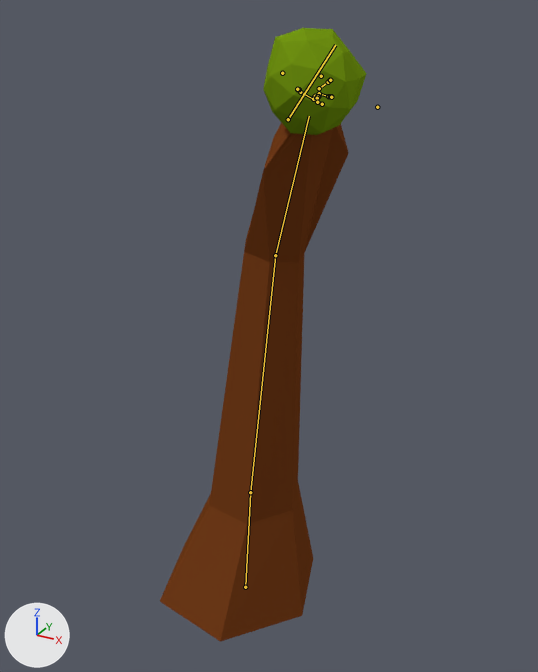
The Blender file Assets/Models/Plants/oak.blend as it was, and as the next commit left it.
Both versions are drawn from a camera (50 mm lens) standing at (1.93, -3.07, 2.6) and looking at (0.17, 0.14, 0.99). Every picture has the same lights, and +X, +Y and +Z are marked at lower left. Both versions are drawn at frame 41 of the action 'forestTree2_growing'; the numbers are the values there. The bones that bend it are drawn over the model as lines.

Names of what the first picture shows: 'fig1_rignt.002'.
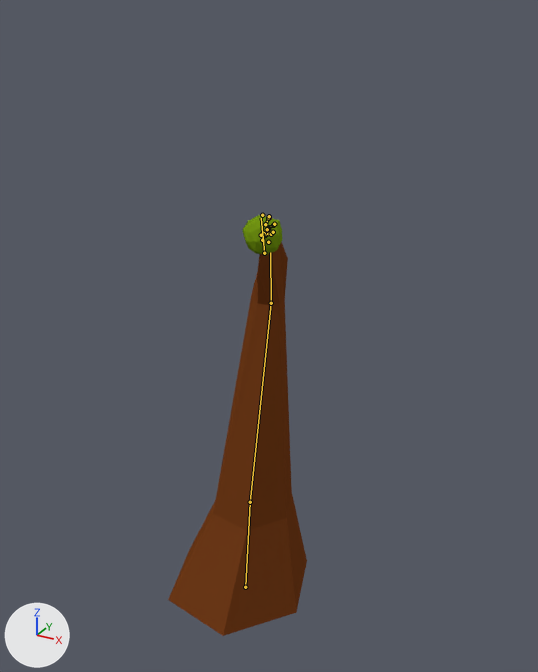
Changed parts and their boxes [x1, y1, x2, y2] in the pictures (538 x 672 px):
```json
{"object": "fig1_rignt.002", "change": "posed", "before": [160, 28, 379, 642], "after": [168, 215, 307, 636], "on screen": "36% narrower, 31% shorter"}
{"bone": "Bone.005", "before": "(319, 93) to (328, 96)", "after": "(268, 227) to (273, 225)"}
{"bone": "Bone.014", "before": "(314, 99) to (314, 97)", "after": "(265, 235) to (264, 234)"}
{"bone": "Bone.018", "before": "(314, 99) to (313, 99)", "after": "(268, 233) to (268, 233)"}
{"bone": "Bone.022", "before": "(319, 88) to (328, 82)", "after": "(265, 224) to (268, 218)"}
{"bone": "Bone.028", "before": "(322, 104) to (300, 92)", "after": "(271, 234) to (262, 235)"}
{"bone": "Bone.034", "before": "(318, 96) to (317, 96)", "after": "(268, 228) to (267, 229)"}
{"bone": "Bone.039", "before": "(245, 587) to (250, 492)", "after": "(245, 587) to (250, 502)"}
{"bone": "Bone.040", "before": "(250, 492) to (275, 255)", "after": "(250, 502) to (271, 303)"}
{"bone": "Bone.041", "before": "(275, 255) to (309, 116)", "after": "(271, 303) to (270, 252)"}
{"bone": "Bone", "before": "(377, 107) to (378, 107)", "after": "(268, 242) to (269, 241)"}
{"bone": "Bone.003", "before": "(282, 73) to (282, 71)", "after": "(262, 240) to (261, 239)"}
{"bone": "Bone.004", "before": "(288, 119) to (335, 45)", "after": "(264, 253) to (261, 218)"}
{"bone": "Bone.001", "before": "(321, 76) to (321, 76)", "after": "(262, 215) to (262, 215)"}
{"bone": "Bone.002", "before": "(317, 102) to (318, 103)", "after": "(273, 232) to (273, 232)"}
```

The change, as JSON lines over the scene's bpy script:
```json
{"block": "bone_bone_005", "where": "bone_bone_005 = bpy.data.objects['forestTree2Armature'].pose.bones['Bone.005']"}
{"op": "set", "path": "bone_bone_005.location", "old": "(0.153, -0.105, 0.098)", "new": "(0.391, -0.262, 0.255)"}
{"op": "set", "path": "bone_bone_005.rotation_quaternion", "old": "(0.985, 0.094, 0.003, -0.144)", "new": "(0.983, -0.095, -0.003, 0.144)", "note": "degrees (11, 2, -16) -> degrees (-11, 1, 17)"}
{"op": "set", "path": "bone_bone_005.scale", "old": "(0.11, 0.11, 0.11)", "new": "(0.08, 0.08, 0.08)"}
{"block": "bone_bone_014", "where": "bone_bone_014 = bpy.data.objects['forestTree2Armature'].pose.bones['Bone.014']"}
{"op": "set", "path": "bone_bone_014.location", "old": "(0.21, -0.491, 0.116)", "new": "(0.194, -0.774, 0.286)"}
{"op": "set", "path": "bone_bone_014.rotation_quaternion", "old": "(0.957, -0.165, -0.1, -0.217)", "new": "(0.998, 0.029, 0.018, 0.038)", "note": "degrees (-16, -15, -23) -> degrees (3, 2, 4)"}
{"op": "set", "path": "bone_bone_014.scale", "old": "(0.05, 0.05, 0.05)", "new": "(0.04, 0.04, 0.04)"}
{"block": "bone_bone_018", "where": "bone_bone_018 = bpy.data.objects['forestTree2Armature'].pose.bones['Bone.018']"}
{"op": "set", "path": "bone_bone_018.location", "old": "(-0.515, 0.142, 0.117)", "new": "(-0.762, 0.357, 0.086)"}
{"op": "set", "path": "bone_bone_018.rotation_quaternion", "old": "(0.985, -0.042, -0.073, -0.15)", "new": "(0.983, 0.042, 0.073, 0.15)", "note": "degrees (-4, -9, -17) -> degrees (6, 8, 18)"}
{"block": "bone_bone_022", "where": "bone_bone_022 = bpy.data.objects['forestTree2Armature'].pose.bones['Bone.022']"}
{"op": "set", "path": "bone_bone_022.location", "old": "(0.063, -0.166, -0.192)", "new": "(0.07, -0.383, -0.44)"}
{"op": "set", "path": "bone_bone_022.rotation_quaternion", "old": "(0.985, 0.0, 0.13, -0.112)", "new": "(0.983, 0.0, -0.13, 0.113)", "note": "degrees (-2, 15, -13) -> degrees (-2, -15, 13)"}
{"op": "set", "path": "bone_bone_022.scale", "old": "(0.14, 0.14, 0.14)", "new": "(0.1, 0.1, 0.1)"}
{"block": "bone_bone_028", "where": "bone_bone_028 = bpy.data.objects['forestTree2Armature'].pose.bones['Bone.028']"}
{"op": "set", "path": "bone_bone_028.location", "old": "(-0.007, -0.024, -0.194)", "new": "(-0.011, -0.007, -0.513)"}
{"op": "set", "path": "bone_bone_028.rotation_quaternion", "old": "(0.992, 0.109, -0.058, 0.003)", "new": "(0.974, -0.194, 0.104, -0.006)", "note": "degrees (12, -7, 0) -> degrees (-23, 12, -3)"}
{"op": "set", "path": "bone_bone_028.scale", "old": "(0.41, 0.41, 0.41)", "new": "(0.16, 0.16, 0.16)"}
{"block": "bone_bone_034", "where": "bone_bone_034 = bpy.data.objects['forestTree2Armature'].pose.bones['Bone.034']"}
{"op": "set", "path": "bone_bone_034.location", "old": "(0.125, -0.01, 0.169)", "new": "(0.284, -0.026, 0.447)"}
{"op": "set", "path": "bone_bone_034.rotation_quaternion", "old": "(0.985, 0.004, -0.172, -0.003)", "new": "(0.983, -0.004, 0.172, 0.003)", "note": "degrees (1, -20, 0) -> degrees (0, 20, 0)"}
{"op": "set", "path": "bone_bone_034.scale", "old": "(0.05, 0.05, 0.05)", "new": "(0.03, 0.03, 0.03)"}
{"block": "bone_bone_039", "where": "bone_bone_039 = bpy.data.objects['forestTree2Armature'].pose.bones['Bone.039']"}
{"op": "set", "path": "bone_bone_039.scale", "old": "(0.96, 0.96, 0.96)", "new": "(0.87, 0.87, 0.87)"}
{"block": "bone_bone_040", "where": "bone_bone_040 = bpy.data.objects['forestTree2Armature'].pose.bones['Bone.040']  # child of 'Bone.039'"}
{"op": "set", "path": "bone_bone_040.scale", "old": "(0.99, 0.99, 0.99)", "new": "(0.95, 0.95, 0.95)"}
{"block": "bone_bone_041", "where": "bone_bone_041 = bpy.data.objects['forestTree2Armature'].pose.bones['Bone.041']  # child of 'Bone.040'"}
{"op": "set", "path": "bone_bone_041.location", "old": "(0.0, 0.0, 0.0)", "new": "(-0.011, 0.032, -0.002)"}
{"op": "set", "path": "bone_bone_041.rotation_quaternion", "old": "(1.0, 0.0, 0.0, 0.0)", "new": "(0.993, 0.029, 0.016, 0.115)", "note": "degrees (0, 0, 0) -> degrees (3, 1, 13)"}
{"op": "set", "path": "bone_bone_041.scale", "old": "(0.67, 0.67, 0.67)", "new": "(0.3, 0.3, 0.3)"}
{"block": "bone_bone", "where": "bone_bone = bpy.data.objects['forestTree2Armature'].pose.bones['Bone']"}
{"op": "set", "path": "bone_bone.location", "old": "(-0.467, -1.202, 0.167)", "new": "(-0.574, -1.518, 0.355)"}
{"op": "set", "path": "bone_bone.rotation_quaternion", "old": "(0.822, -0.123, -0.137, -0.539)", "new": "(0.965, -0.093, -0.046, -0.24)", "note": "degrees (-3, -21, -66) -> degrees (-9, -8, -27)"}
{"block": "bone_bone_003", "where": "bone_bone_003 = bpy.data.objects['forestTree2Armature'].pose.bones['Bone.003']"}
{"op": "set", "path": "bone_bone_003.location", "old": "(0.332, -0.748, 0.055)", "new": "(0.09, -0.917, -0.177)"}
{"op": "set", "path": "bone_bone_003.rotation_quaternion", "old": "(0.918, 0.2, 0.088, -0.068)", "new": "(0.929, -0.022, 0.044, 0.166)", "note": "degrees (24, 12, -6) -> degrees (-2, 6, 20)"}
{"block": "bone_bone_004", "where": "bone_bone_004 = bpy.data.objects['forestTree2Armature'].pose.bones['Bone.004']"}
{"op": "set", "path": "bone_bone_004.location", "old": "(-0.03, -1.165, 0.974)", "new": "(-0.146, -1.457, 1.071)"}
{"op": "set", "path": "bone_bone_004.rotation_quaternion", "old": "(0.878, -0.075, 0.259, -0.396)", "new": "(0.909, -0.184, 0.362, -0.088)", "note": "degrees (-21, 23, -53) -> degrees (-31, 39, -22)"}
{"op": "set", "path": "bone_bone_004.scale", "old": "(0.12, 0.12, 0.12)", "new": "(0.06, 0.06, 0.06)"}
{"block": "bone_bone_001", "where": "bone_bone_001 = bpy.data.objects['forestTree2Armature'].pose.bones['Bone.001']"}
{"op": "set", "path": "bone_bone_001.location", "old": "(0.458, -0.127, -0.568)", "new": "(0.576, 0.187, -0.502)"}
{"op": "set", "path": "bone_bone_001.rotation_quaternion", "old": "(0.842, 0.425, 0.04, 0.33)", "new": "(0.935, 0.188, 0.228, 0.194)", "note": "degrees (49, -12, 37) -> degrees (28, 21, 29)"}
{"block": "bone_bone_002", "where": "bone_bone_002 = bpy.data.objects['forestTree2Armature'].pose.bones['Bone.002']"}
{"op": "set", "path": "bone_bone_002.location", "old": "(-0.65, -0.759, -0.638)", "new": "(-0.716, -1.042, -0.507)"}
{"op": "set", "path": "bone_bone_002.rotation_quaternion", "old": "(0.644, 0.583, 0.11, -0.483)", "new": "(0.705, 0.455, 0.401, -0.366)", "note": "degrees (65, 45, -44) -> degrees (53, 64, -20)"}
```
